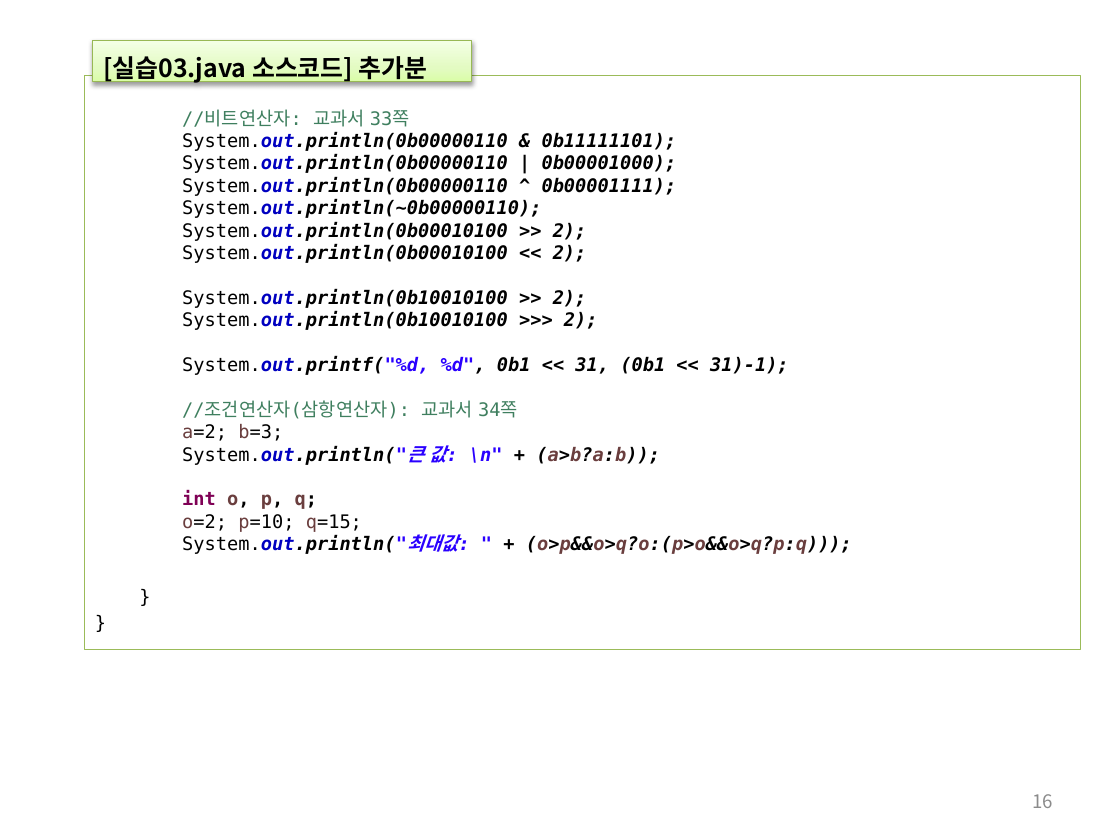
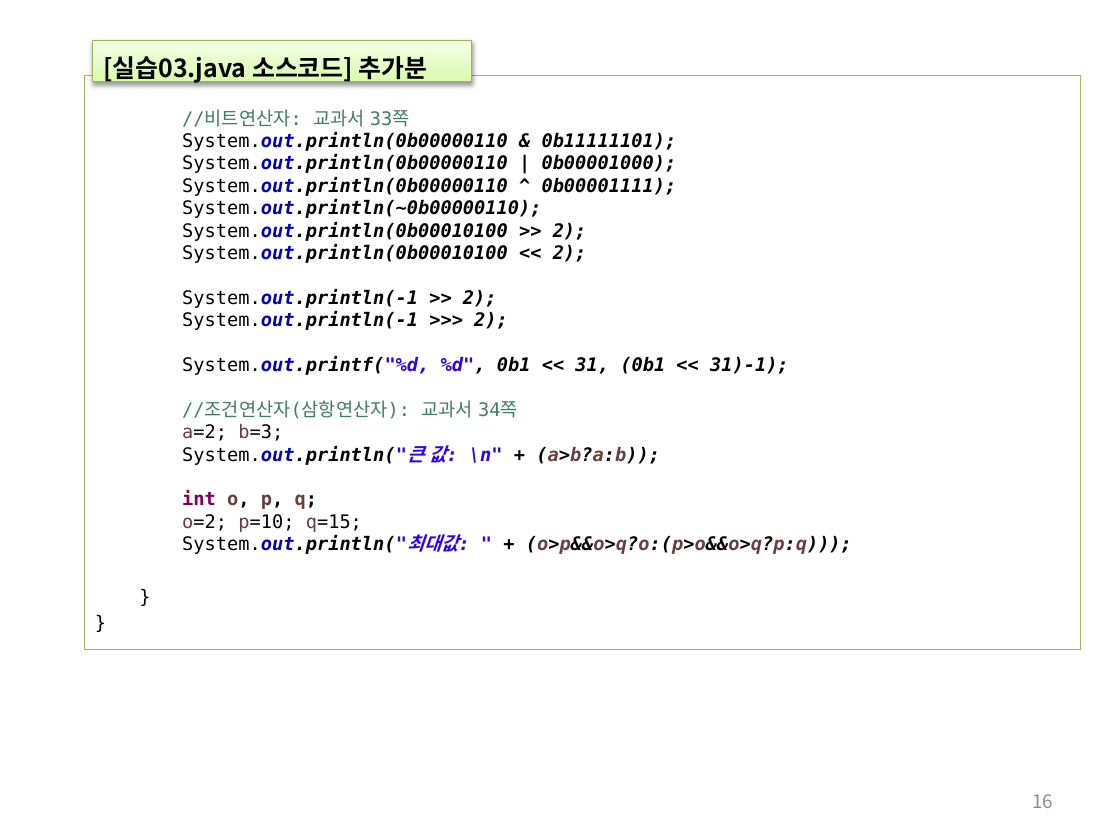
Before and after one commit to histime7/2018JavaClassroom, a slide deck: slide 16 of 수업자료/06_자바 기본 문법.pptx. Drawn at 1120x840 pixels with LibreOffice and Linux fonts; fonts in the diff are those of the drawing. Boxes give left, top, right and bottom in pixels: in the first picture for what was removed or moved away, otherwise in the second. Text is boxed around its words. In the diff, an @@ line names an element or a change of style, - is before the commit and + after.

```diff
--- a/수업자료/06_자바 기본 문법.pptx
+++ b/수업자료/06_자바 기본 문법.pptx
@@ text in rectangle at [182,289,508,330]: text changed @@
-System.out.println(0b10010100 >> 2);
-System.out.println(0b10010100 >>> 2);
+System.out.println(-1 >> 2);
+System.out.println(-1 >>> 2);
```
Also in this commit, not shown: 2 other slides changed, 1 other file.
